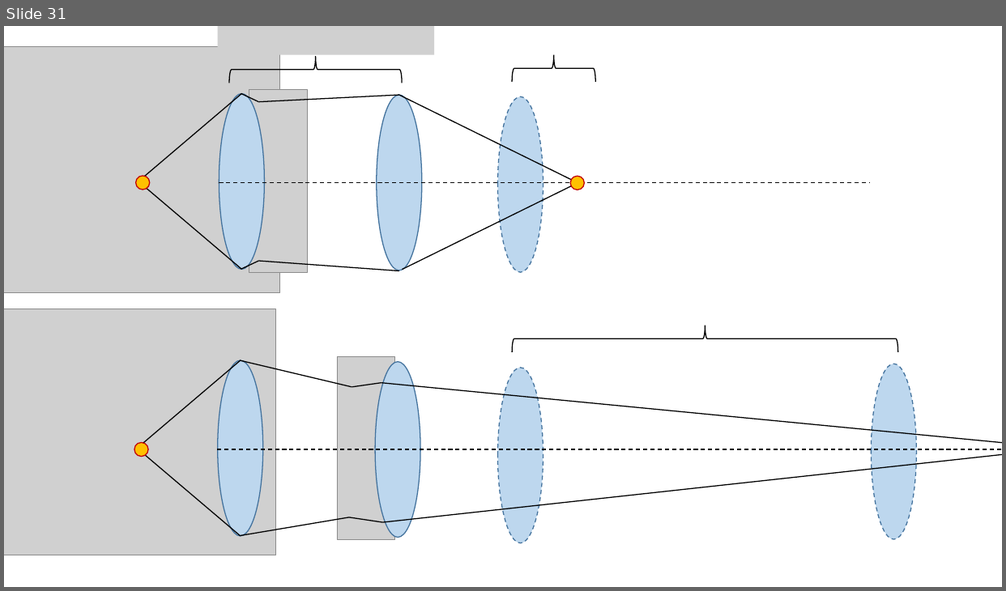
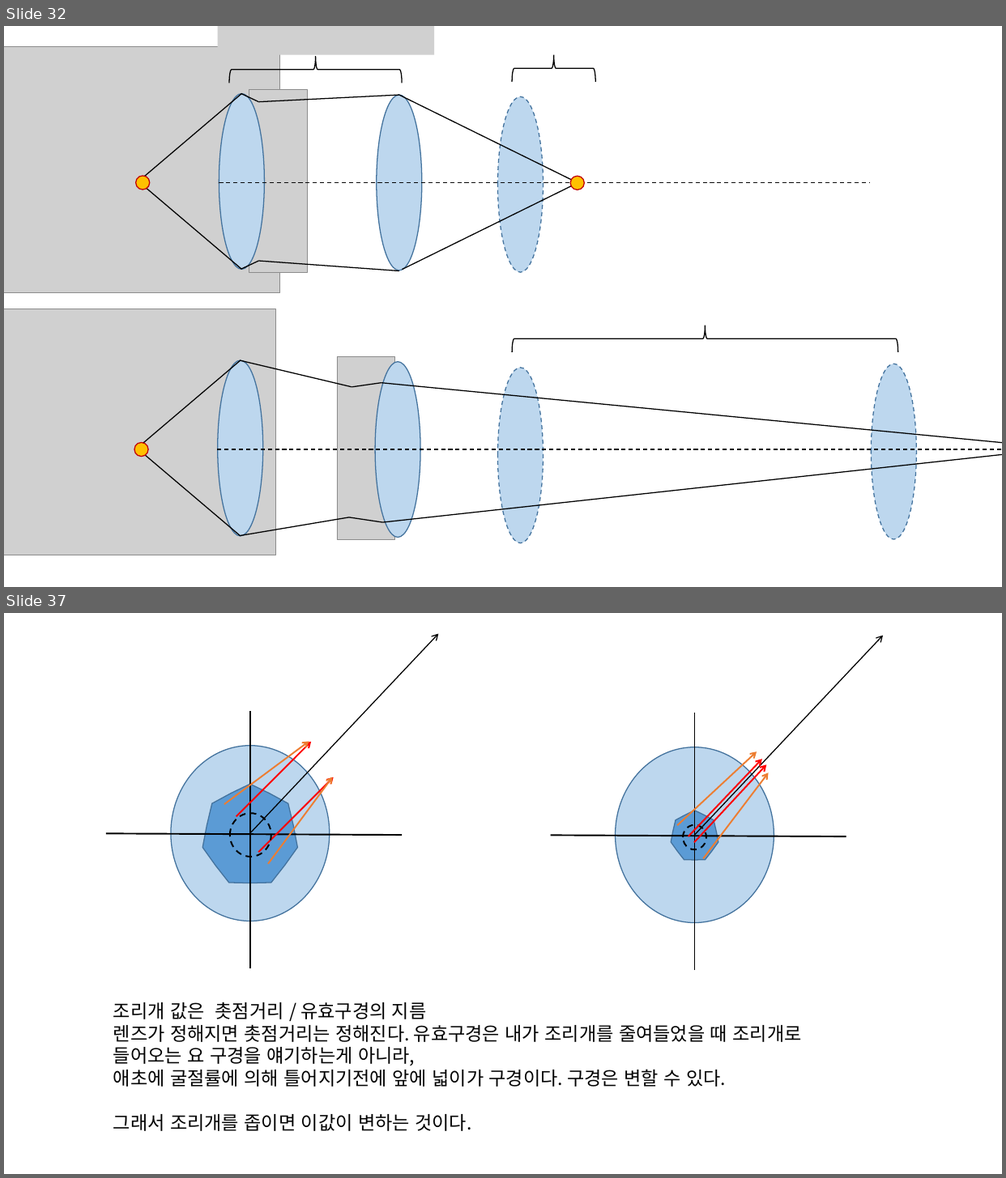
Before and after one commit to shjo0501/CameraStudy, a slide deck: study-document.pptx. Shown one above the other, each under a label of ours: slide 31 before the commit, slides 32 and 37 after it; the slides between them are not shown. The pictures are 1006x591 and 1006x1178 pixels, drawn with LibreOffice and Linux fonts; fonts in the diff are those of the drawing; grey boxes stand for pictures. Boxes give left, top, right and bottom in pixels: in the first picture for what was removed or moved away, otherwise in the second. Text is boxed around its words. In the diff, an @@ line names an element or a change of style, - is before the commit and + after.

```diff
--- a/study-document.pptx
+++ b/study-document.pptx
@@ slide 37 added at box(4, 613, 1002, 1174), background #FFFFFF @@
@@ arrow added from (250, 833) to (438, 634), #000000 1 pt @@
@@ arrow added from (695, 835) to (883, 636), #000000 1 pt @@
@@ line added from (250, 969) to (250, 711), #000000 1.5 pt @@
@@ line added from (695, 970) to (695, 713), #000000 1.5 pt @@
@@ ellipse added at box(171, 746, 330, 922), fill #BDD7EE, outline #43739E 1 pt @@
@@ arrow added from (224, 805) to (309, 741), #ED7D31 1.5 pt @@
@@ arrow added from (236, 816) to (311, 742), #FF0000 1.5 pt @@
@@ ellipse added at box(616, 747, 774, 923), fill #BDD7EE, outline #43739E 1 pt @@
@@ arrow added from (678, 825) to (757, 752), #ED7D31 1.5 pt @@
@@ arrow added from (258, 853) to (334, 777), #FF0000 1.5 pt @@
@@ arrow added from (268, 864) to (333, 777), #ED7D31 1.5 pt @@
@@ arrow added from (688, 837) to (762, 759), #FF0000 1.5 pt @@
@@ arrow added from (694, 843) to (767, 765), #FF0000 1.5 pt @@
@@ arrow added from (703, 858) to (769, 773), #ED7D31 1.5 pt @@
@@ star added at box(202, 785, 297, 884), fill #5B9BD5, outline #43739E 1 pt @@
@@ ellipse added at box(230, 814, 271, 857), outline #000000 1.5 pt dashed @@
@@ star added at box(671, 811, 718, 860), fill #5B9BD5, outline #43739E 1 pt @@
@@ ellipse added at box(683, 825, 706, 850), outline #000000 1.5 pt dashed @@
@@ line added from (106, 834) to (402, 835), #000000 1.5 pt @@
@@ line added from (551, 835) to (846, 837), #000000 1.5 pt @@
@@ text added at box(113, 1002, 802, 1131), 18 pt, text #000000 @@
+조리개 값은 촛점거리 / 유효구경의 지름
+렌즈가 정해지면 촛점거리는 정해진다. 유효구경은 내가 조리개를 줄여들었을 때 조리개로
+들어오는 요 구경을 얘기하는게 아니라,
+애초에 굴절률에 의해 틀어지기전에 앞에 넓이가 구경이다. 구경은 변할 수 있다.
+그래서 조리개를 좁이면 이값이 변하는 것이다.
@@ what was slide 31 is now slide 32 @@
```
Also in this commit, not shown: 5 other slides added.
